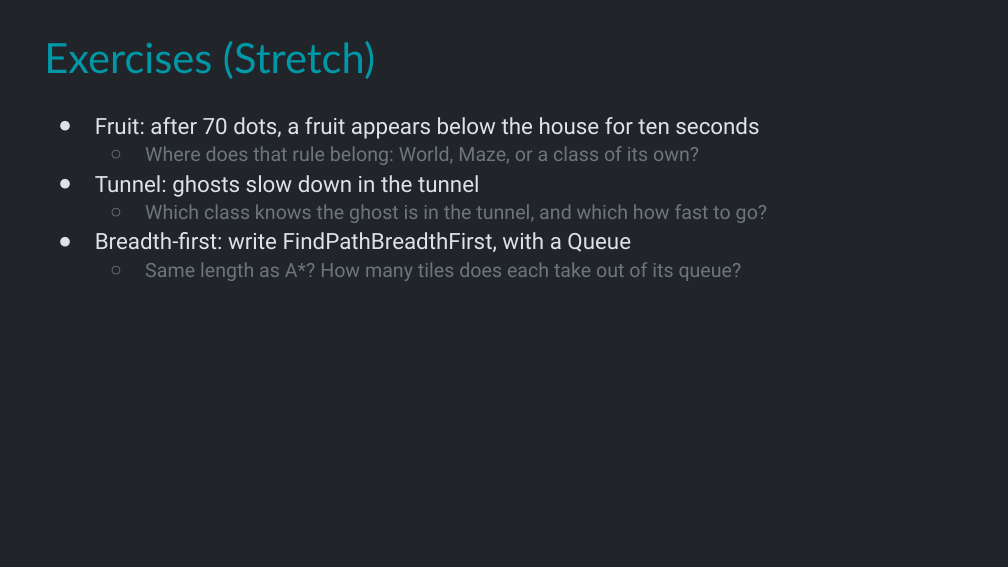
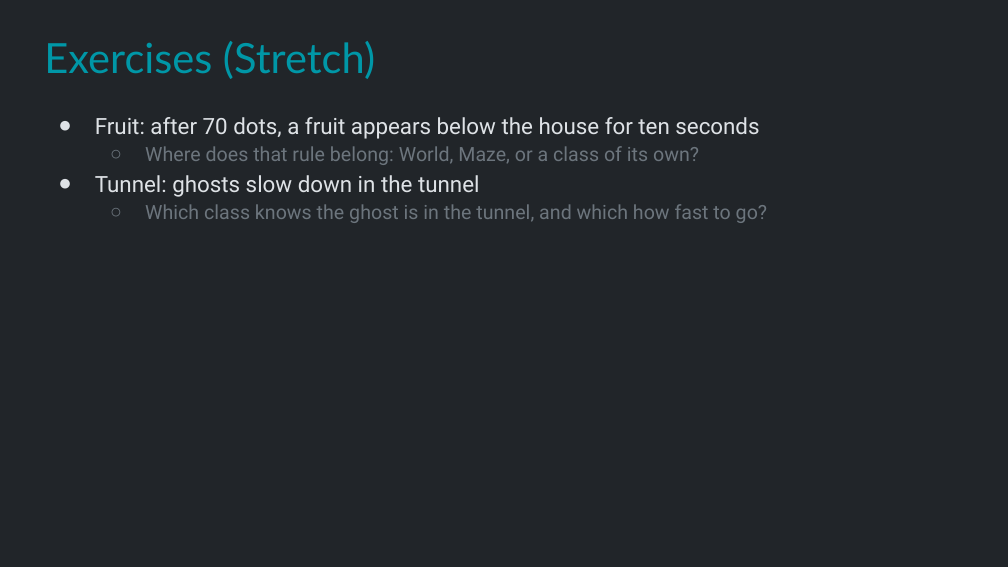
Before and after one commit to Metamate/gar, a slide deck: slide 33 of slides/05 Pac-Man.pptx (slide 35 before the commit). Drawn at 1008x567 pixels with LibreOffice and Linux fonts; fonts in the diff are those of the drawing. Boxes give left, top, right and bottom in pixels: in the first picture for what was removed or moved away, otherwise in the second. Text is boxed around its words. In the diff, an @@ line names an element or a change of style, - is before the commit and + after.

```diff
--- a/slides/05 Pac-Man.pptx
+++ b/slides/05 Pac-Man.pptx
@@ text at box(95, 232, 742, 281): paragraphs removed @@
-● Breadth-first: write FindPathBreadthFirst, with a Queue
-  ○ Same length as A*? How many tiles does each take out of its queue?
```
Also in this commit, not shown: 6 other slides changed, 2 slides removed, 3 other files.
